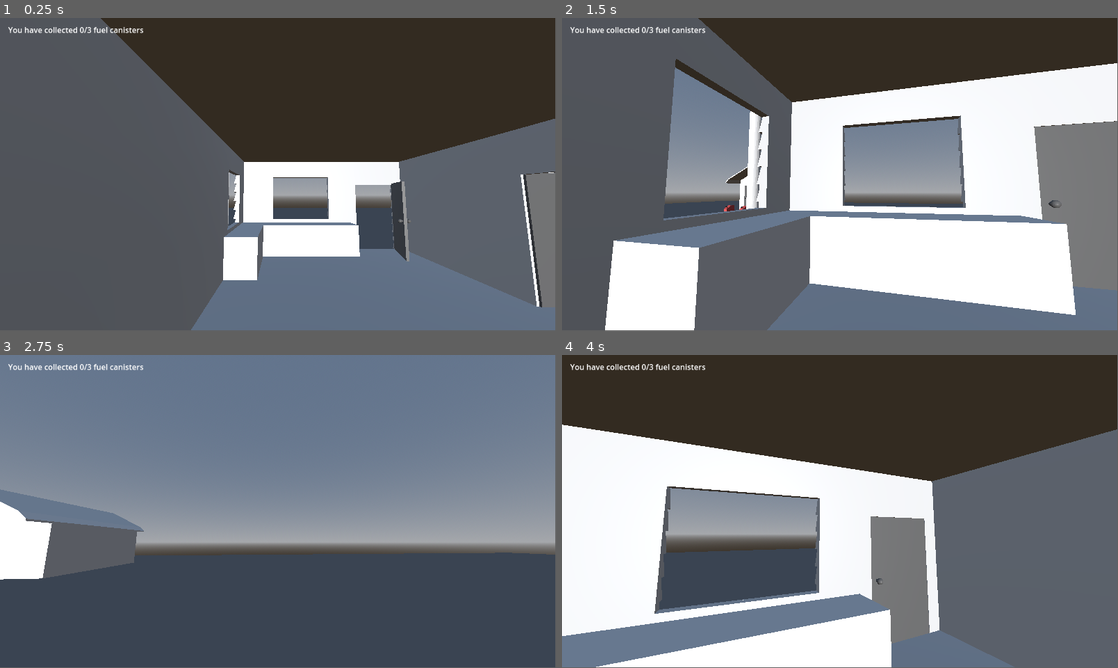
Above: before the commit, frames 1-4 (two rows, left to right).
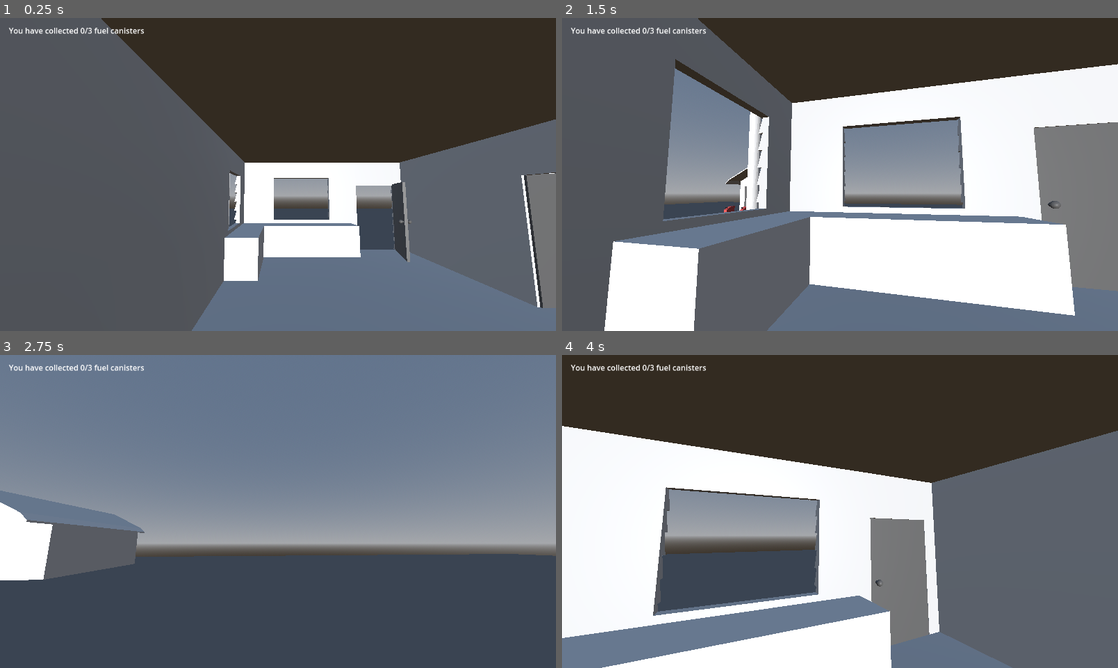
Above: after the commit, the same moments.

Repository: loumcn12/year12godot
Game: Godot game, scene res://Scenes/level.tscn
Same seed, same stepped clock (60 frames per second), same inputs: the game is played once before the commit and once after it.
Inputs (mouse positions are in pixels of both pictures, inside the frame that each line leads up to):
- Up to frame 1 (0.25 s): no input
- Up to frame 2 (1.5 s): tap Enter (ui_accept) at 0.5, 0.77 s; move the mouse to (867, 171) at 0.52 s; hold W (forward) from 0.53 s (still down); tap E (use) at 0.6 s; move the mouse to (812, 174) at 1.27 s; tap Ctrl (crouch) at 1.35 s
- Up to frame 3 (2.75 s): keep holding W (forward); tap Enter (ui_accept) at 1.52 s; tap E (use) at 1.55, 2.1 s; move the mouse to (289, 505) at 2.02 s
- Up to frame 4 (4 s): keep holding W (forward); move the mouse to (834, 514) at 2.77 s; tap R at 2.85 s; tap Enter (ui_accept) at 3.02, 3.77 s; tap E (use) at 3.05, 3.6 s; move the mouse to (878, 514) at 3.52 s
In our replay, the window is 799x449 before the commit and 800x450 after it. These sizes can differ from the game's own. Grey fills any space a smaller window leaves; there, only what the larger window draws over its background counts as a difference.

The runs differ from the first frame. In frame 1, 1.5% of the frame differs, in the area x 0-100%, y 0-100%; in frame 2, 2.0%; in frame 3, 0.9%; in frame 4, 2.8%.

Commit message:
Fixed game for export and added exports for web, windows and linux

Diff:
--- a/NCEA Game 2024/Scenes/Doors/door.tscn
+++ b/NCEA Game 2024/Scenes/Doors/door.tscn
@@ -1,6 +1,6 @@
 [gd_scene load_steps=7 format=3 uid="uid://ddx8ykkglesn2"]
 
-[ext_resource type="Script" path="res://Scripts/door.gd" id="1_0g7ym"]
+[ext_resource type="Script" path="res://scripts/door.gd" id="1_0g7ym"]
 [ext_resource type="PackedScene" uid="uid://gr7rmfeihxc7" path="res://Assets/Blender/frontdoor.glb" id="1_6wmw2"]
 
 [sub_resource type="BoxShape3D" id="BoxShape3D_4c4jj"]
--- a/NCEA Game 2024/Scenes/Doors/door2.tscn
+++ b/NCEA Game 2024/Scenes/Doors/door2.tscn
@@ -1,6 +1,6 @@
 [gd_scene load_steps=7 format=3 uid="uid://bacg3obqrhs6j"]
 
-[ext_resource type="Script" path="res://Scripts/door.gd" id="1_qfkdp"]
+[ext_resource type="Script" path="res://scripts/door.gd" id="1_qfkdp"]
 [ext_resource type="PackedScene" uid="uid://gr7rmfeihxc7" path="res://Assets/Blender/frontdoor.glb" id="2_7lbaj"]
 
 [sub_resource type="BoxShape3D" id="BoxShape3D_4c4jj"]
--- a/NCEA Game 2024/Scenes/Doors/door3.tscn
+++ b/NCEA Game 2024/Scenes/Doors/door3.tscn
@@ -1,6 +1,6 @@
 [gd_scene load_steps=7 format=3 uid="uid://baxjixsvj8iho"]
 
-[ext_resource type="Script" path="res://Scripts/door.gd" id="1_b4hy3"]
+[ext_resource type="Script" path="res://scripts/door.gd" id="1_b4hy3"]
 [ext_resource type="PackedScene" uid="uid://gr7rmfeihxc7" path="res://Assets/Blender/frontdoor.glb" id="2_owifo"]
 
 [sub_resource type="BoxShape3D" id="BoxShape3D_4c4jj"]
--- a/NCEA Game 2024/Scenes/Doors/door4.tscn
+++ b/NCEA Game 2024/Scenes/Doors/door4.tscn
@@ -1,6 +1,6 @@
 [gd_scene load_steps=7 format=3 uid="uid://csk5oig2bgcf1"]
 
-[ext_resource type="Script" path="res://Scripts/door.gd" id="1_f4hcj"]
+[ext_resource type="Script" path="res://scripts/door.gd" id="1_f4hcj"]
 [ext_resource type="PackedScene" uid="uid://gr7rmfeihxc7" path="res://Assets/Blender/frontdoor.glb" id="2_8n7gm"]
 
 [sub_resource type="Animation" id="Animation_ub83m"]
--- a/NCEA Game 2024/Scenes/Doors/doorshed.tscn
+++ b/NCEA Game 2024/Scenes/Doors/doorshed.tscn
@@ -1,6 +1,6 @@
 [gd_scene load_steps=7 format=3 uid="uid://dse1b4xwequem"]
 
-[ext_resource type="Script" path="res://Scripts/door.gd" id="1_qxd07"]
+[ext_resource type="Script" path="res://scripts/door.gd" id="1_qxd07"]
 [ext_resource type="PackedScene" uid="uid://gr7rmfeihxc7" path="res://Assets/Blender/frontdoor.glb" id="2_sbw0p"]
 
 [sub_resource type="BoxShape3D" id="BoxShape3D_4c4jj"]
--- a/NCEA Game 2024/Scenes/fueltank.tscn
+++ b/NCEA Game 2024/Scenes/fueltank.tscn
@@ -1,6 +1,6 @@
 [gd_scene load_steps=4 format=3 uid="uid://cy6d6454ak8qs"]
 
-[ext_resource type="Script" path="res://Scripts/gascan.gd" id="1_ix8f6"]
+[ext_resource type="Script" path="res://scripts/gascan.gd" id="1_ix8f6"]
 [ext_resource type="PackedScene" uid="uid://cr5ei1mcg4bvv" path="res://Assets/Blender/fueltank.glb" id="2_1p1y0"]
 
 [sub_resource type="CylinderShape3D" id="CylinderShape3D_bdoxk"]
--- a/NCEA Game 2024/Scenes/gascan.tscn
+++ b/NCEA Game 2024/Scenes/gascan.tscn
@@ -1,6 +1,6 @@
 [gd_scene load_steps=4 format=3 uid="uid://crb4hiqn4un21"]
 
-[ext_resource type="Script" path="res://Scripts/gascan.gd" id="1_i3gdn"]
+[ext_resource type="Script" path="res://scripts/gascan.gd" id="1_i3gdn"]
 [ext_resource type="PackedScene" uid="uid://c7io1gym6tb2b" path="res://Assets/Blender/GASCAN.glb" id="2_755ns"]
 
 [sub_resource type="BoxShape3D" id="BoxShape3D_4jwcm"]
--- a/NCEA Game 2024/Scripts/Player Controller/player.gd
+++ b/NCEA Game 2024/Scripts/Player Controller/player.gd
@@ -56,9 +56,17 @@
 
 func _ready():
 	# Make the mouse cursor invisible and locked to the centre of the screen
-	Input.set_mouse_mode(Input.MOUSE_MODE_CAPTURED)
+	#Input.mouse_mode = Input.MOUSE_MODE_CAPTURED
+
+
 	$Control/gascounter.text = "You have collected " + str(gascount) + "/3 fuel canisters"
+
+
+
+
 func _input(event):
+	if event is InputEventMouseButton:
+		Input.mouse_mode = Input.MOUSE_MODE_CAPTURED
 	# Make the camera movement match mouse movement
 	if event is InputEventMouseMotion:
 		rotate_y(deg_to_rad(-event.relative.x * mouse_sens))
--- a/NCEA Game 2024/project.godot
+++ b/NCEA Game 2024/project.godot
@@ -14,6 +14,10 @@
 run/main_scene="res://Scenes/level.tscn"
 config/features=PackedStringArray("4.2", "Forward Plus")
 config/icon="res://icon.svg"
+
+[display]
+
+window/stretch/mode="viewport"
 
 [input]
 
Not shown, added: NCEA Game 2024/Builds/Build 1 - Web Export Sprint 1/index.apple-touch-icon.png.import
Not shown, added: NCEA Game 2024/Builds/Build 1 - Web Export Sprint 1/index.icon.png.import
Not shown, added: NCEA Game 2024/Builds/Build 1 - Web Export Sprint 1/index.png.import
Not shown, removed: NCEA Game 2024/Builds/Build1 - Web Export Sprint 1/index.apple-touch-icon.png.import
Not shown, removed: NCEA Game 2024/Builds/Build1 - Web Export Sprint 1/index.icon.png.import
Not shown, removed: NCEA Game 2024/Builds/Build1 - Web Export Sprint 1/index.png.import
Not shown, changed: NCEA Game 2024/export_presets.cfg
Not shown, added: NCEA Game 2024/Builds/Build 1 - Web Export Sprint 1/index.apple-touch-icon.png
Not shown, added: NCEA Game 2024/Builds/Build 1 - Web Export Sprint 1/index.audio.worklet.js
Not shown, added: NCEA Game 2024/Builds/Build 1 - Web Export Sprint 1/index.html
Not shown, added: NCEA Game 2024/Builds/Build 1 - Web Export Sprint 1/index.icon.png
Not shown, added: NCEA Game 2024/Builds/Build 1 - Web Export Sprint 1/index.js
(and 21 more such lines)
